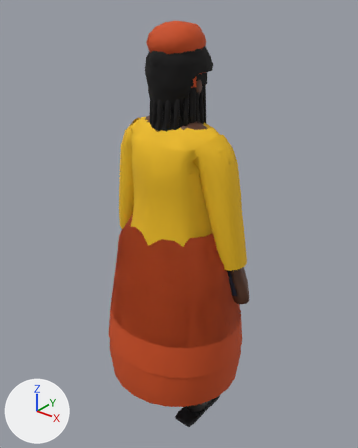
Before and after pictures for a commit that changed the Blender file blender/chr/chr_femme_agee.blend.
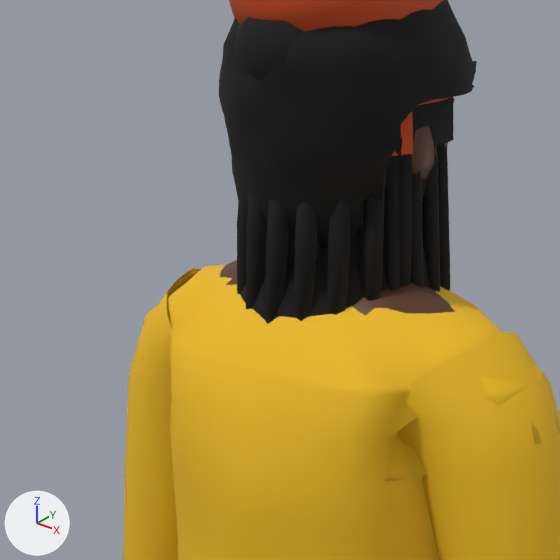
Old and new are each drawn whole from a 50 mm camera at (1.085, -1.327, 1.737) aimed at (-0.013, 0.045, 0.887) and again close up on the part from 24% to 66% of the width and 10% to 44% of the height. Every picture has the same lights, and +X, +Y and +Z are marked at lower left. The last two pictures show the newer version.

In view in the first close-up: 'chr_afro', 'chr_chignon', 'chr_corps', 'chr_foulard_haut', 'chr_haut', 'chr_haut_long', 'chr_meches', 'chr_tresse_3', 'chr_tresse_4', 'chr_tresse_5', 'chr_tresse_6', 'chr_tresse_7', 'chr_tresse_8' and 9 more.
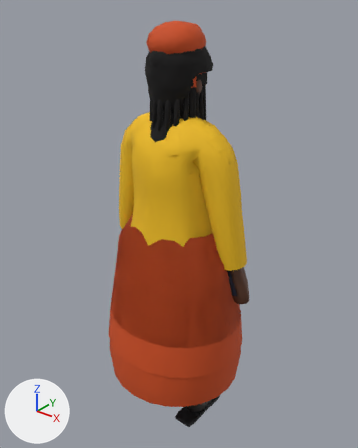
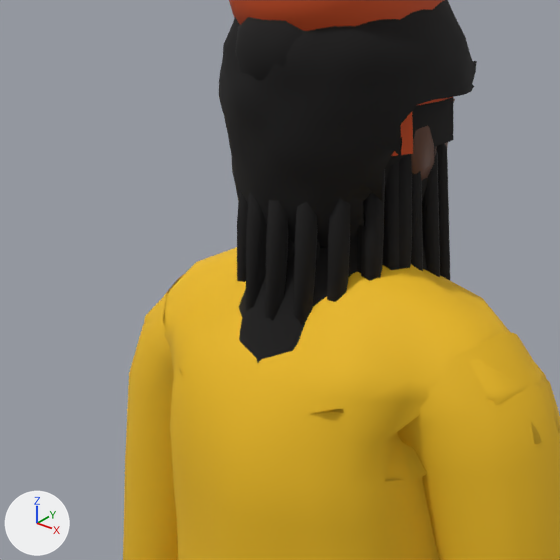
Location of each change, [x1, y1, x2, y2] in pixels of the close-ups (560 x 560 px; the box of a moved part takes in the faces that stretch with it):
'chr_haut_long', reshaped: before [123, 265, 560, 560]; after [123, 247, 560, 560]
part 1 of me_chr_haut, moved or reshaped (not visible afterwards): before [167, 294, 172, 327]
part 2 of me_chr_haut_long, moved or reshaped: before [143, 265, 550, 442]; after [143, 247, 550, 442]
'chr_corps', unchanged, covered by the edit: before [220, 98, 455, 316]; after [411, 98, 455, 180]

What changed in the scene script:
```text
Change me_chr_haut:
    used by ob_chr_haut; location = (0.0, 0.0, 0.0)
    remove me_chr_haut.from_pydata(...)  # 548 vertices, 488 faces; spans x -0.259..0.259, y -0.151..0.192, z 0.775..1.314
    add me_chr_haut.from_pydata(...)  # 548 vertices, 488 faces; spans x -0.259..0.259, y -0.151..0.192, z 0.775..1.334
    me_chr_haut part 1: 96 of 548 vertices moved; they spanned x -0.156..0.156, y -0.106..0.125, z 1.222..1.314 and now span x -0.166..0.166, y -0.107..0.127, z 1.219..1.334; mean shift (0.0, -0.001, 0.003); largest move (0.105, -0.064, 1.222) -> (0.091, -0.105, 1.227)
Change me_chr_haut_long:
    used by ob_chr_haut_long; location = (0.0, 0.0, 0.0)
    remove me_chr_haut_long.from_pydata(...)  # 644 vertices, 584 faces; spans x -0.305..0.305, y -0.153..0.194, z 0.775..1.314
    add me_chr_haut_long.from_pydata(...)  # 644 vertices, 584 faces; spans x -0.305..0.305, y -0.153..0.194, z 0.775..1.335
    me_chr_haut_long part 2: 96 of 644 vertices moved; they spanned x -0.156..0.156, y -0.108..0.127, z 1.221..1.314 and now span x -0.166..0.166, y -0.108..0.129, z 1.22..1.335; mean shift (0.0, -0.001, 0.003); largest move (0.104, -0.065, 1.222) -> (0.09, -0.107, 1.226)
```
